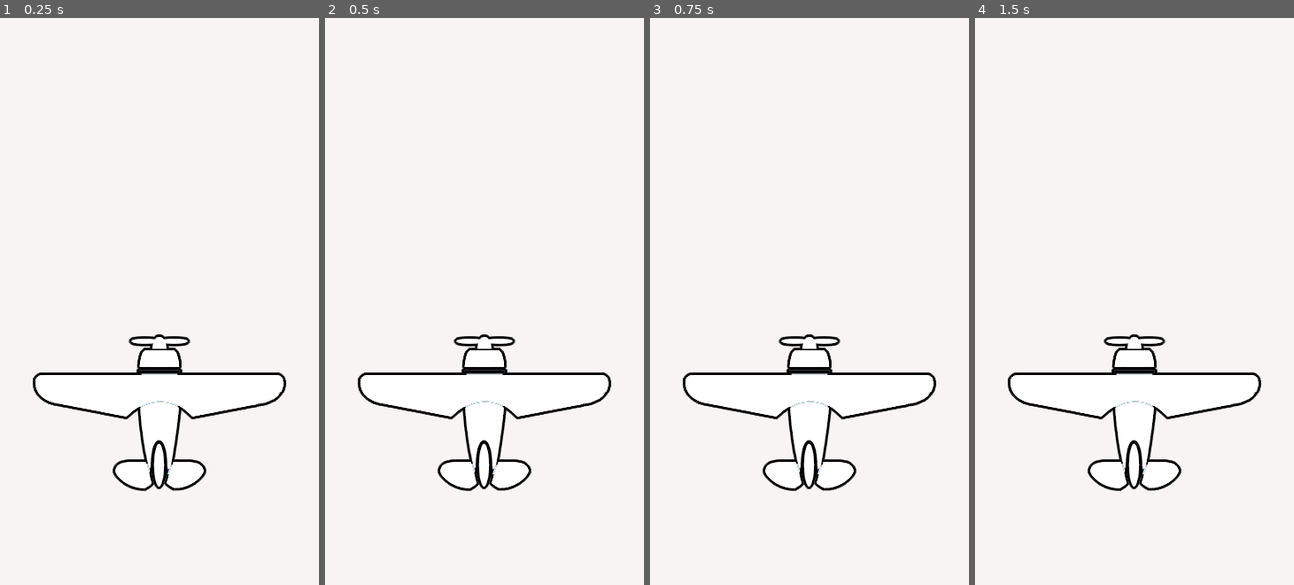
Above: before the commit, frames 1-4 (left to right).
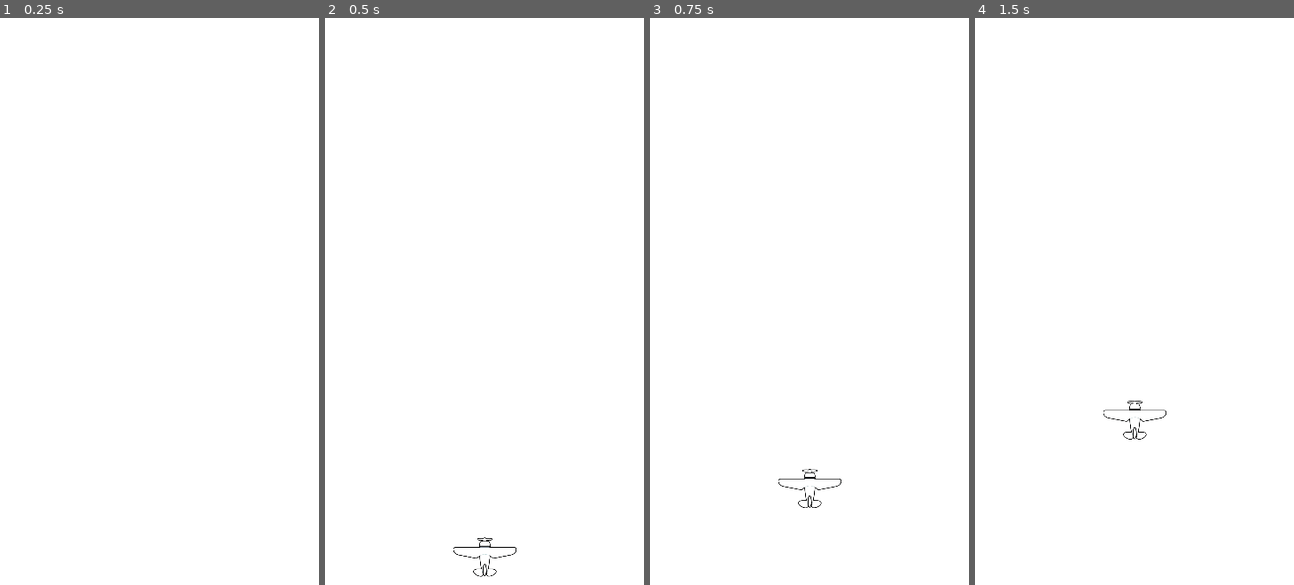
Above: after the commit, the same moments.

Repository: rsberrocal/FinalDestination
Game: Godot game, scene res://MainScene.tscn
Two runs of this game, one before a commit and one after it. Both use one fixed random seed, a clock stepped at 60 frames per second and the inputs below.
Inputs:
- Up to frame 1 (0.25 s): no input
- Up to frame 2 (0.5 s): no input
- Up to frame 3 (0.75 s): hold Right (ui_right) from 0.53 s (still down)
- Up to frame 4 (1.5 s): tap Enter at 1.25 s; release Right (ui_right) at 1.28 s; hold Down (ui_down) from 1.28 s (still down)

The runs differ from the first frame. In frame 1, 2.0% of the frame differs, in the area x 10-90%, y 55-84%; in frame 2, 2.2%, in the area x 10-90%, y 55-99%; in frame 3, 2.2%; in frame 4, 2.2%.
Error before the commit: Attempt to call function 'play' in base 'null instance' on a null instance. (res://Plane.gd:19)

Commit message:
Richar meaburres

Diff:
--- a/MainScene.tscn
+++ b/MainScene.tscn
@@ -1,22 +1,26 @@
-[gd_scene load_steps=7 format=2]
+[gd_scene load_steps=8 format=2]
 
 [ext_resource path="res://MainScene.gd" type="Script" id=1]
-[ext_resource path="res://assets/Img/Avioneta-B.png" type="Texture" id=2]
-[ext_resource path="res://Plane.gd" type="Script" id=3]
-[ext_resource path="res://Situations.gd" type="Script" id=4]
-[ext_resource path="res://GameStatus.tscn" type="PackedScene" id=5]
-[ext_resource path="res://GameStatus.gd" type="Script" id=6]
+[ext_resource path="res://Situations.gd" type="Script" id=2]
+[ext_resource path="res://GameStatus.tscn" type="PackedScene" id=3]
+[ext_resource path="res://GameStatus.gd" type="Script" id=4]
+[ext_resource path="res://assets/Img/Avioneta-B.png" type="Texture" id=5]
+[ext_resource path="res://Plane.gd" type="Script" id=6]
+[ext_resource path="res://PlaneAnimator.tscn" type="PackedScene" id=7]
 
 [node name="MainScene" type="Node"]
 script = ExtResource( 1 )
 
-[node name="Plane" type="Sprite" parent="."]
-position = Vector2( 180, 450 )
-texture = ExtResource( 2 )
-script = ExtResource( 3 )
+[node name="Situations" type="Node" parent="."]
+script = ExtResource( 2 )
 
-[node name="Situations" type="Node" parent="."]
+[node name="GameStatus" parent="." instance=ExtResource( 3 )]
 script = ExtResource( 4 )
 
-[node name="GameStatus" parent="." instance=ExtResource( 5 )]
+[node name="Plane" type="Sprite" parent="."]
+position = Vector2( 180.415, 764.162 )
+scale = Vector2( 0.25, 0.25 )
+texture = ExtResource( 5 )
 script = ExtResource( 6 )
+
+[node name="PlaneAnimator" parent="Plane" instance=ExtResource( 7 )]
--- a/Plane.gd
+++ b/Plane.gd
@@ -35,7 +35,7 @@
 		var typeSpriteB = ["res://assets/Img/Militar-B.png","res://assets/Img/Militar-N.png"]
 		return typeSpriteB[randi() % typeSpriteB.size()]
 	if plane['typePlane'] == 3:
-		var typeSpriteC = ["res://assets/Img/Pasajeros-B.png","res://assets/Img/Militar-N.png"]
+		var typeSpriteC = ["res://assets/Img/Pasajeros-B.png","res://assets/Img/Pasajeros-B.png"]
 		return typeSpriteC[randi() % typeSpriteC.size()]
 	if plane['typePlane'] == 4:
 		var typeSpriteD = ["res://assets/Img/Privado-B.png","res://assets/Img/Privado-N.png"]
--- /dev/null
+++ b/PlaneAnimator.tscn
@@ -0,0 +1,19 @@
+[gd_scene load_steps=2 format=2]
+
+[sub_resource type="Animation" id=1]
+resource_name = "initAnimation"
+tracks/0/type = "value"
+tracks/0/path = NodePath(".:position")
+tracks/0/interp = 1
+tracks/0/loop_wrap = true
+tracks/0/imported = false
+tracks/0/enabled = true
+tracks/0/keys = {
+"times": PoolRealArray( 0, 1 ),
+"transitions": PoolRealArray( 1, 1 ),
+"update": 0,
+"values": [ Vector2( 180.415, 764.162 ), Vector2( 180.415, 455 ) ]
+}
+
+[node name="PlaneAnimator" type="AnimationPlayer"]
+anims/initAnimation = SubResource( 1 )
--- a/project.godot
+++ b/project.godot
@@ -23,9 +23,8 @@
 
 window/size/width=360
 window/size/height=640
-window/handheld/orientation="portrait"
 
 [rendering]
 
-environment/default_clear_color=Color( 0.976471, 0.960784, 0.960784, 1 )
+environment/default_clear_color=Color( 1, 1, 1, 1 )
 environment/default_environment="res://default_env.tres"
